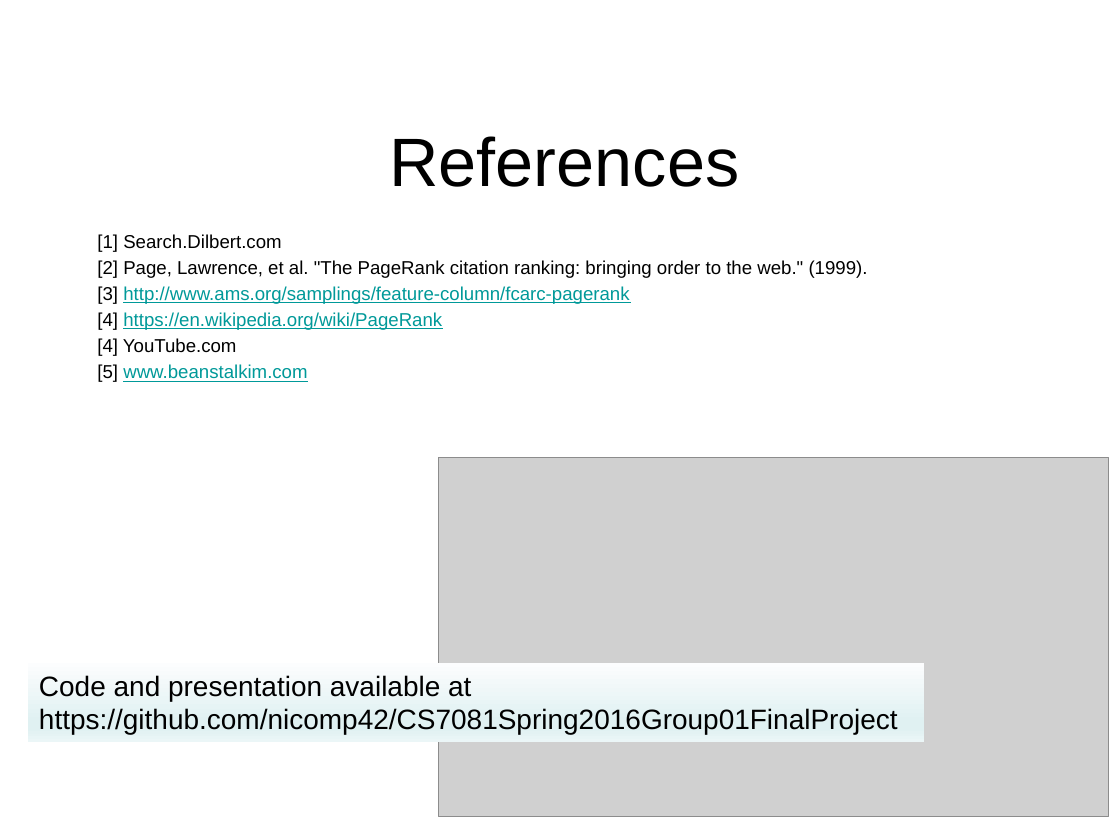
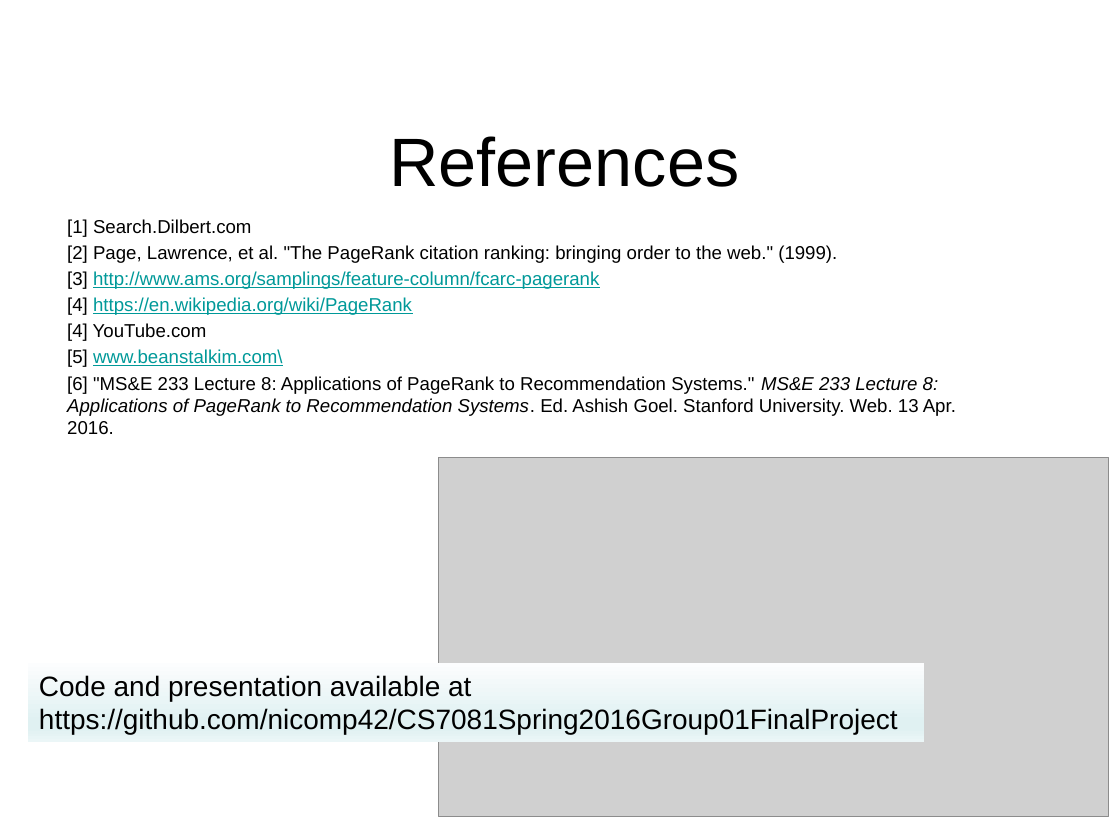
Before and after one commit to nicomp42/CS7081Spring2016Group01FinalProject, a slide deck: slide 12 of Team 01 Final Project.pptx. Drawn at 1120x840 pixels with LibreOffice and Linux fonts; fonts in the diff are those of the drawing; grey boxes stand for pictures; background and template pictures are left out. Boxes give left, top, right and bottom in pixels: in the first picture for what was removed or moved away, otherwise in the second. Text is boxed around its words. In the diff, an @@ line names an element or a change of style, - is before the commit and + after.

```diff
--- a/Team 01 Final Project.pptx
+++ b/Team 01 Final Project.pptx
@@ text "[1] Search.Dilbert.com": place and size @@
-text "[1] Search.Dilbert.com" at (97,234,868,382)
+text "[1] Search.Dilbert.com" at (67,219,956,435)
@@ text at (67,349,956,435): text changed; text colour #009999 to #000000 @@
-[5] www.beanstalkim.com
+[5] www.beanstalkim.com\
+[6] "MS&E 233 Lecture 8: Applications of PageRank to Recommendation Systems." MS&E 233 Lecture 8: Applications of PageRank to Recommendation Systems. Ed. Ashish Goel. Stanford University. Web. 13 Apr. 2016.
```
Also in this commit, not shown: 1 other slide changed, 1 other file.
